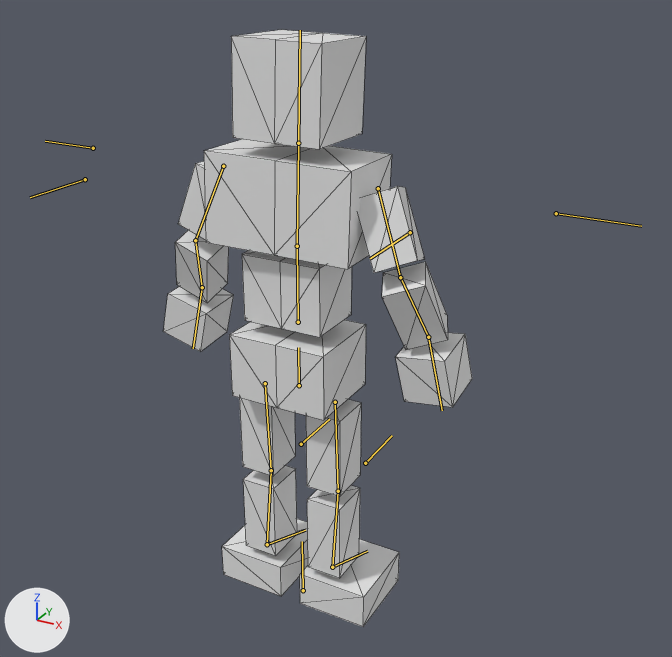
A saved change to the glTF model BrowserGame/public/models/animateblend2.glb.
One viewpoint serves both versions: a 50 mm camera at (10.14, -16.66, 11.14) aimed at (0.62, 0.65, 2.49). Arrows for +X, +Y and +Z are at lower left; the lights stay in place. Both versions are drawn at frame 16 of the action 'chest.walk'; the numbers are the values there. The bones that bend it are drawn over the model as lines. Mesh edges are drawn as thin lines.

Objects in the first picture: '立方体'.
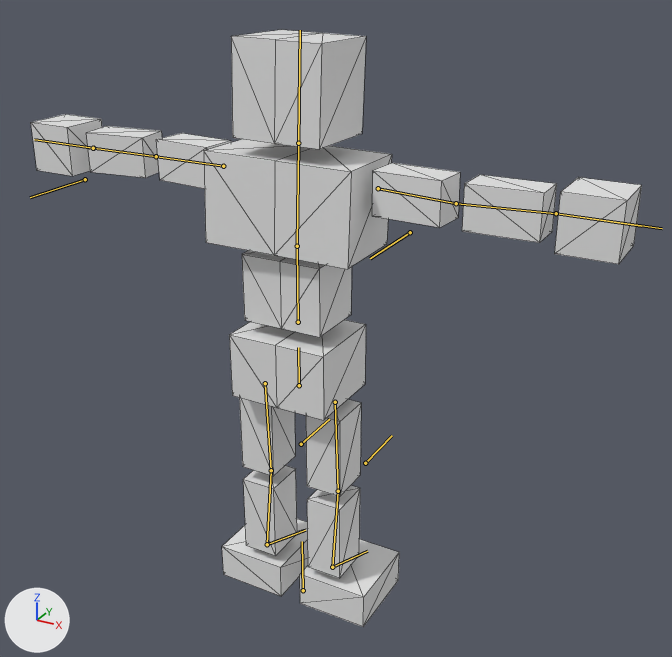
What differs and where, as boxes (x1, y1, x2, y2) in the pictures (672 x 657 px):
'立方体', posed (97% wider): before (163, 30, 472, 627); after (31, 30, 642, 627)
bone 'upper arm.R', root to tip: before (223, 166) to (195, 240); after (223, 166) to (156, 156)
bone 'forearm.R', root to tip: before (195, 240) to (202, 287); after (156, 156) to (93, 148)
bone 'hand.R', root to tip: before (202, 287) to (193, 348); after (93, 148) to (34, 139)
bone 'upper arm.L', root to tip: before (378, 188) to (400, 277); after (378, 188) to (456, 203)
bone 'forearm.L', root to tip: before (400, 277) to (428, 337); after (456, 203) to (556, 213)
bone 'hand.L', root to tip: before (428, 337) to (442, 410); after (556, 213) to (662, 228)

What the commit changed:
Bone 'upper arm.R' (bone_upper_arm_r) turns from (4, 7, 70) to (-10, -2, 2) degrees about its own x, y and z.
Bone 'forearm.R' (bone_forearm_r) turns from (-24, 0, 0) to (13, 0, 0) degrees about its own x, y and z.
Bone 'hand.R' (bone_hand_r) turns from (17, -2, 4) to (-6, 0, 0) degrees about its own x, y and z.
Bone 'upper arm.L' (bone_upper_arm_l) turns from (14, -21, -67) to (7, 2, 1) degrees about its own x, y and z.
Bone 'forearm.L' (bone_forearm_l) turns from (-36, 0, -1) to (-4, 0, 0) degrees about its own x, y and z.
Bone 'hand.L' (bone_hand_l) turns from (13, 22, -4) to (0, 1, 0) degrees about its own x, y and z.
